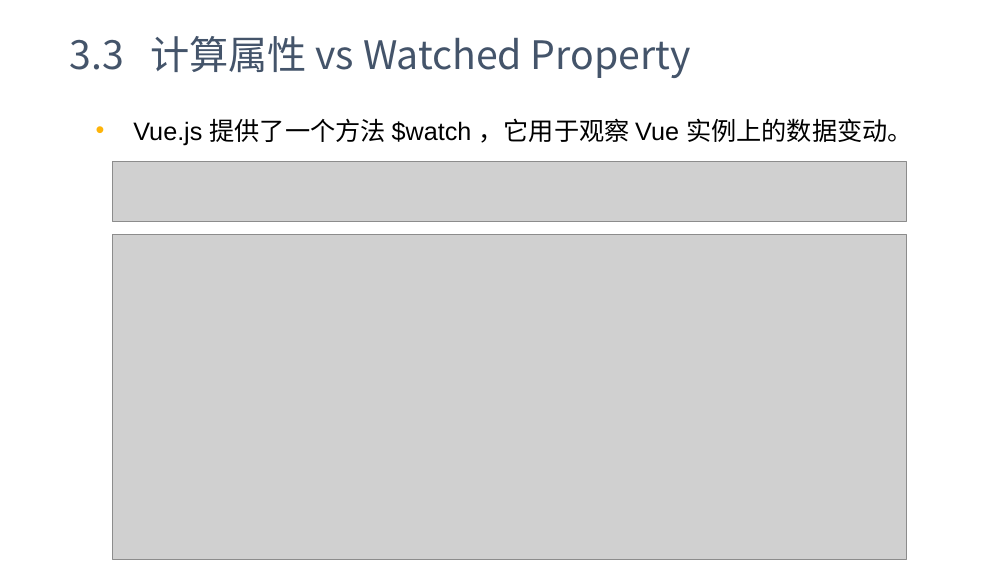
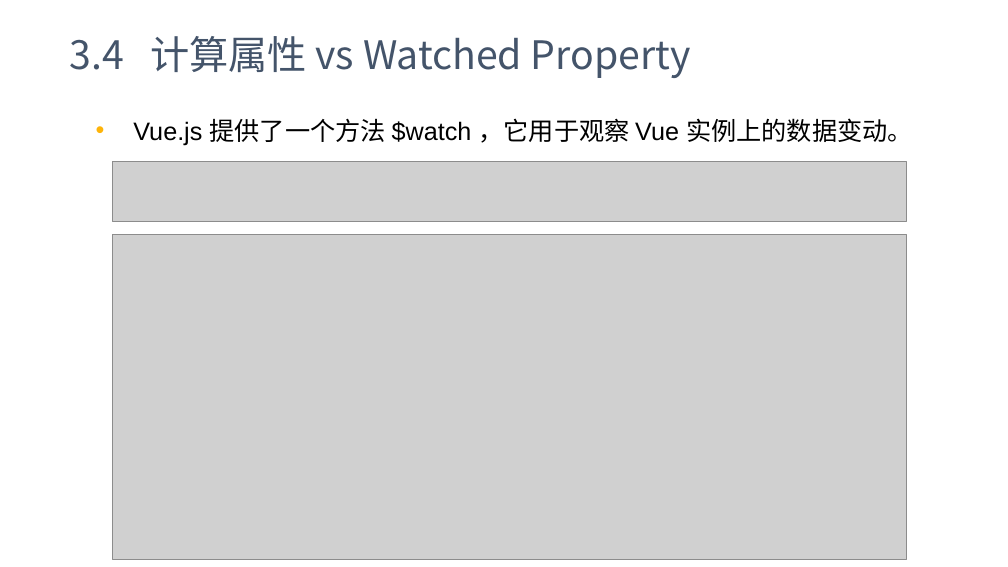
Before and after one commit to yxl2628/vuejs, a slide deck: slide 27 of 02 Vue基础.pptx (slide 25 before the commit). Drawn at 1008x567 pixels with LibreOffice and Linux fonts; fonts in the diff are those of the drawing; grey boxes stand for pictures. Boxes give left, top, right and bottom in pixels: in the first picture for what was removed or moved away, otherwise in the second. Text is boxed around its words. In the diff, an @@ line names an element or a change of style, - is before the commit and + after.

```diff
--- a/02 Vue基础.pptx
+++ b/02 Vue基础.pptx
@@ text at (70, 36, 691, 78): text changed @@
-3.3 计算属性 vs Watched Property
+3.4 计算属性 vs Watched Property
```
Also in this commit, not shown: 3 other slides changed, 8 slides removed, 1 other file.
